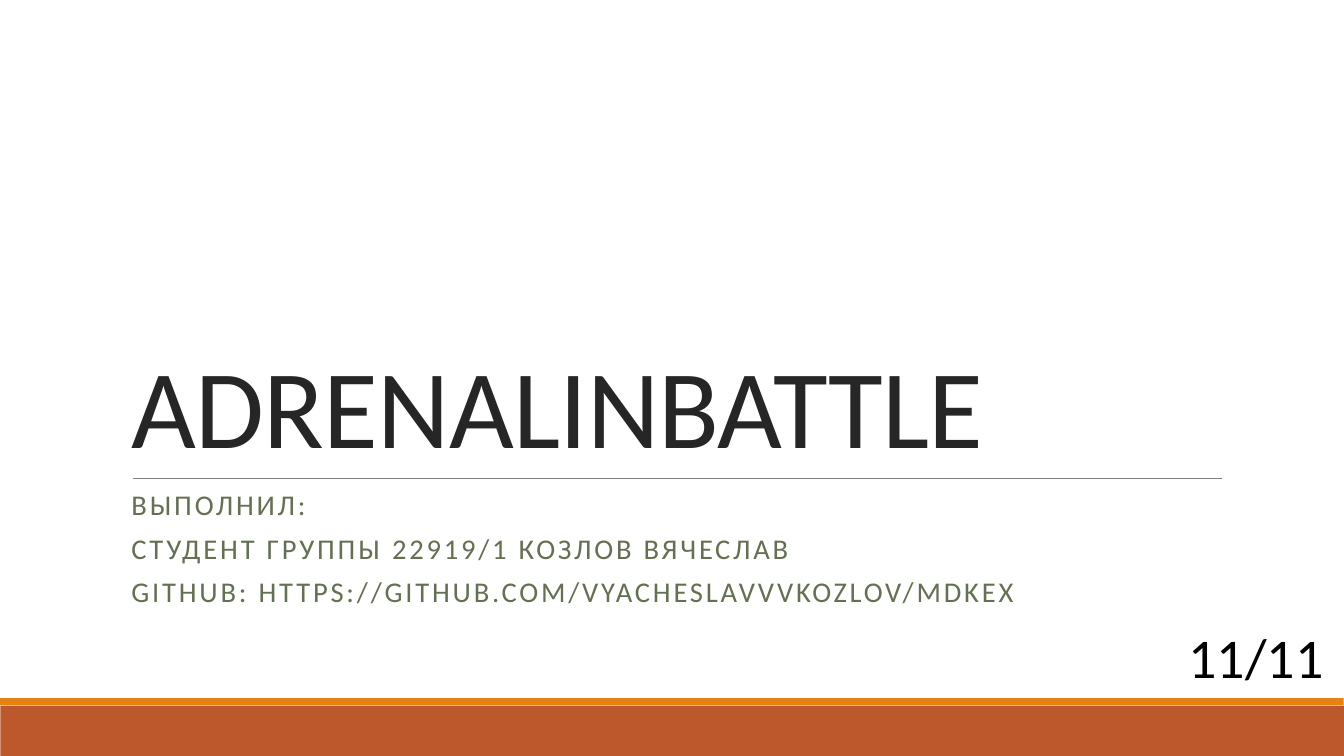
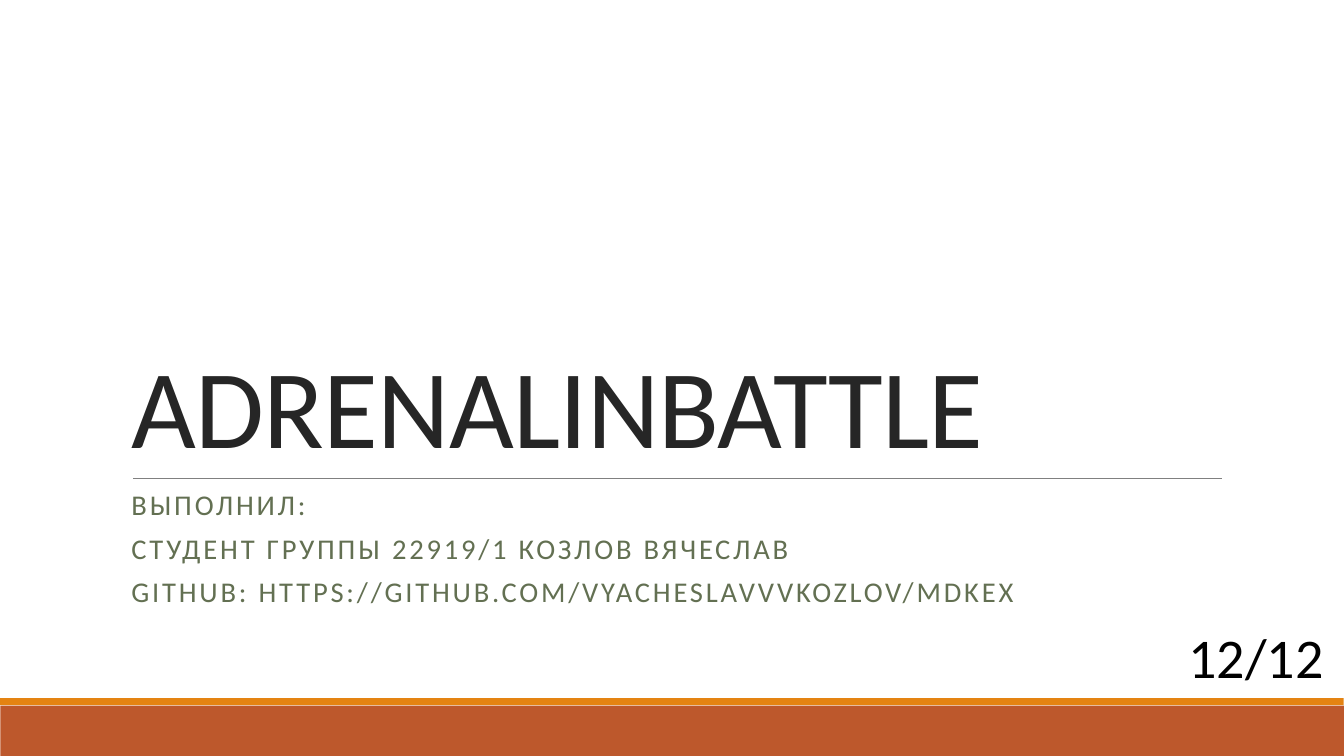
Before and after one commit to Strimchess/MDKEX, a slide deck: slide 12 of ADRENALINBATTLE.pptx (slide 11 before the commit). Drawn at 1344x756 pixels with LibreOffice and Linux fonts; fonts in the diff are those of the drawing. Boxes give left, top, right and bottom in pixels: in the first picture for what was removed or moved away, otherwise in the second. Text is boxed around its words. In the diff, an @@ line names an element or a change of style, - is before the commit and + after.

```diff
--- a/ADRENALINBATTLE.pptx
+++ b/ADRENALINBATTLE.pptx
@@ text at [1188,639,1323,681]: text changed @@
-11/11
+12/12
```
Also in this commit, not shown: 9 other slides changed, 1 slide added.
